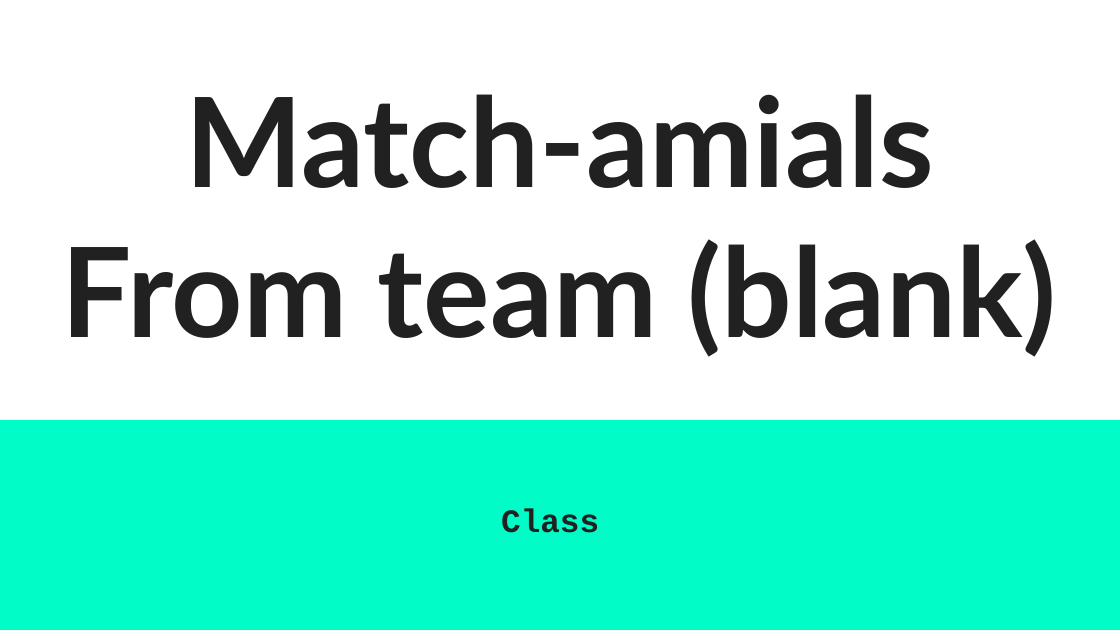
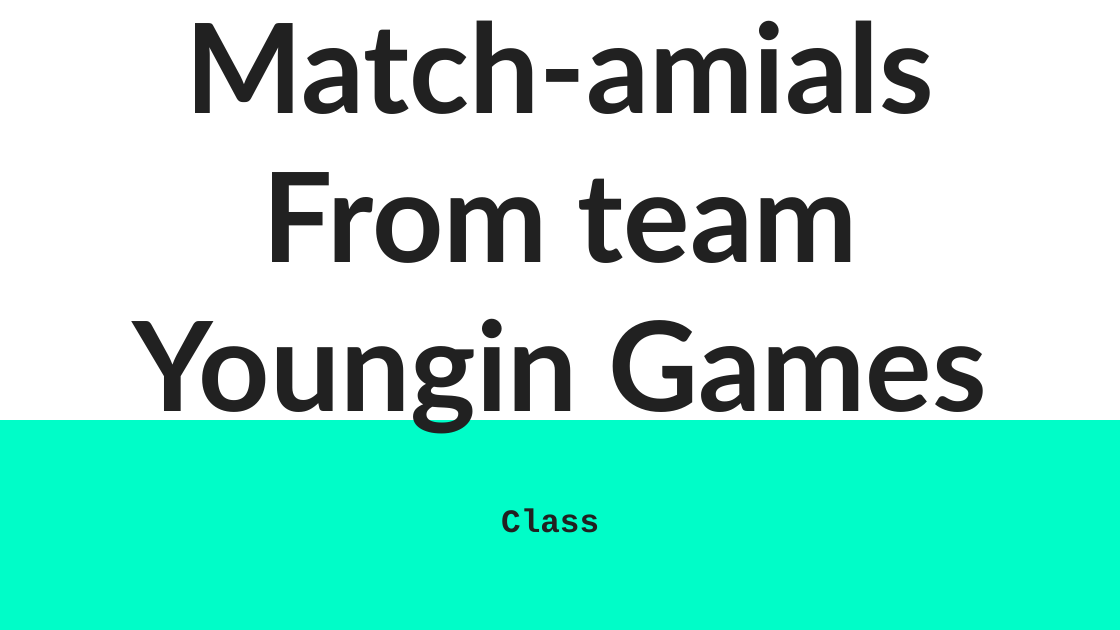
Before and after one commit to JasonKotrady/PCC, a slide deck: slide 1 of PCC Game Pitch.pptx. Drawn at 1120x630 pixels with LibreOffice and Linux fonts; fonts in the diff are those of the drawing. Boxes give left, top, right and bottom in pixels: in the first picture for what was removed or moved away, otherwise in the second. Text is boxed around its words. In the diff, an @@ line names an element or a change of style, - is before the commit and + after.

```diff
--- a/PCC Game Pitch.pptx
+++ b/PCC Game Pitch.pptx
@@ title at (x1=132, y1=172, x2=987, y2=434): text changed @@
-From team (blank)
+From team Youngin Games
```
Also in this commit, not shown: 5 other slides changed, 1 slide added, 1 slide removed.
